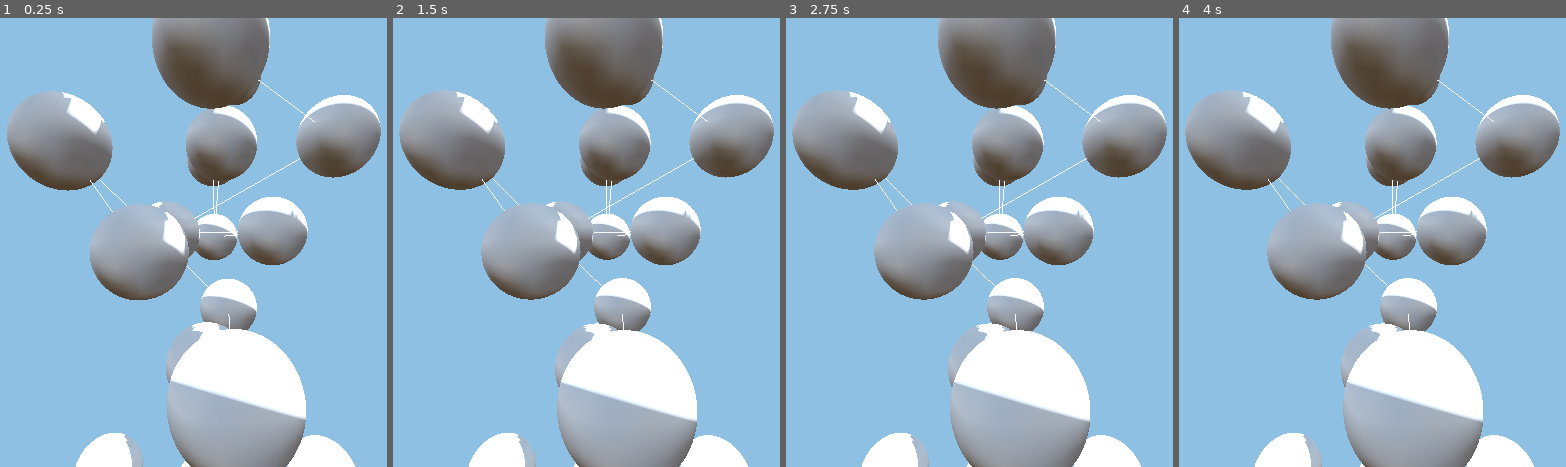
Above: before the commit, frames 1-4 (left to right).
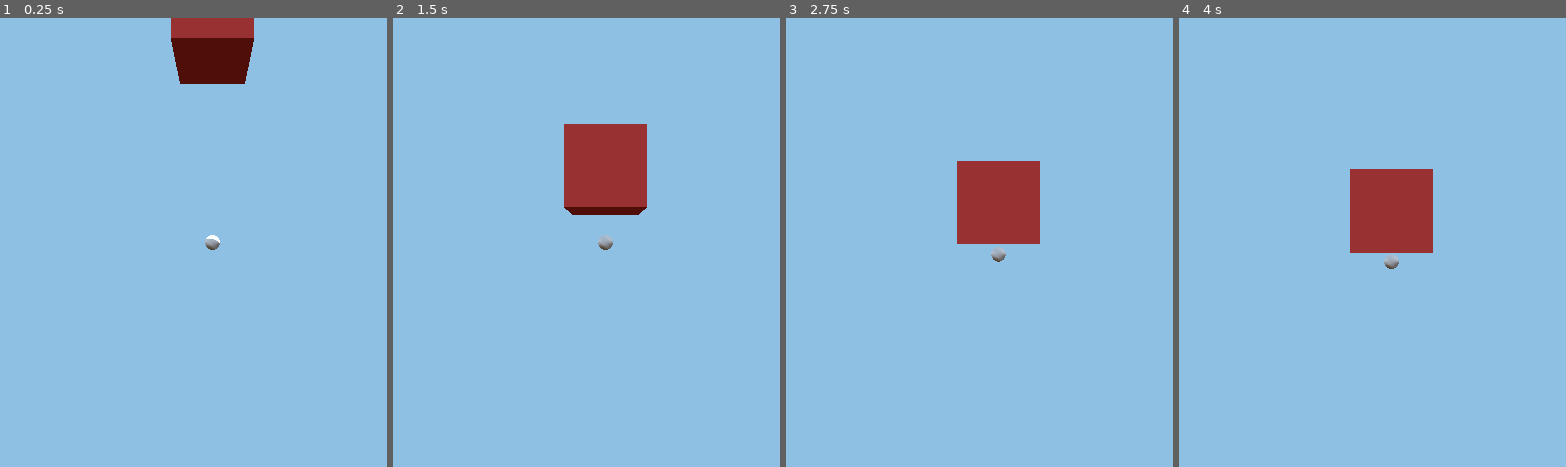
Above: after the commit, the same moments.

Repository: trflorian/virtual-hand-clone
Game: Godot game, scene res://world.tscn
Two runs of this game, one before a commit and one after it. Both use one fixed random seed, a clock stepped at 60 frames per second and the inputs below.
Inputs:
- Up to frame 1 (0.25 s): no input
- Up to frame 2 (1.5 s): no input
- Up to frame 3 (2.75 s): tap Enter at 2 s
- Up to frame 4 (4 s): tap Space at 3.5 s

The runs differ from the first frame. In frame 1, 36% of the frame differs, in the area x 1-99%, y 0-100%; in frame 2, 39%; in frame 3, 38%; in frame 4, 38%.

Commit message:
physics interaction with a box

Diff:
--- /dev/null
+++ b/godot/box_respawn.gd
@@ -0,0 +1,14 @@
+extends RigidBody3D
+
+
+# Called when the node enters the scene tree for the first time.
+func _ready() -> void:
+	pass # Replace with function body.
+
+
+# Called every frame. 'delta' is the elapsed time since the previous frame.
+func _process(delta: float) -> void:
+	if abs(global_position.y) > 20 or abs(global_position.x) > 30:
+		global_position = Vector3(0, 15, 0)
+		linear_velocity = Vector3.ZERO
+		angular_velocity = Vector3.ZERO
--- a/godot/hand.gd
+++ b/godot/hand.gd
@@ -15,7 +15,7 @@
 
 var landmark_sphere: PackedScene = preload("res://hand_landmark.tscn")
 
-var hand_landmarks: Array[Node3D] = []
+var hand_landmarks: Array[HandLandmark] = []
 var hand_lines: Array[MeshInstance3D] = []
 
 func _ready() -> void:
@@ -47,12 +47,22 @@
 
 func update_hand_landmark(landmark_id: int, landmark_pos: Vector3) -> void:
 	var lm = hand_landmarks[landmark_id]
-	lm.global_position = lerp(lm.global_position, landmark_pos, 0.5)
+	lm.target = landmark_pos
+	#lm.global_position = lerp(lm.global_position, landmark_pos, 0.2)
 
 func parse_hand_landmarks_from_data(hand_data: Array) -> void:
+	var z_bias = 0.0
 	for lm_id in range(NUM_LANDMARKS):
 		var lm_data = hand_data[lm_id]
 		var pos_cam = Vector3(lm_data[0], lm_data[1], lm_data[2]) - Vector3.ONE * 0.5
 		var pos_xyz = Vector3(-pos_cam[0], -pos_cam[1], pos_cam[2]) * HAND_SCALE
 		#pos_xyz.z /= scale
+		#z_bias += pos_xyz.z / NUM_LANDMARKS
+		pos_xyz.z += 17
 		update_hand_landmark(lm_id, pos_xyz)
+	#print("-------------")
+	##print(z_bias)
+	#for lm_id in range(NUM_LANDMARKS):
+		#print(hand_landmarks[lm_id].global_position.z )
+		#hand_landmarks[lm_id].global_position.z -= z_bias
+		#print(hand_landmarks[lm_id].global_position.z )
--- a/godot/hand_landmark.gd
+++ b/godot/hand_landmark.gd
@@ -24,7 +24,10 @@
 var _material: Material
 var _touching_tips: int = 0
 
+var target: Vector3
+
 func _ready() -> void:
+	target = global_position
 	_material = StandardMaterial3D.new()
 	sphere.set_surface_override_material(0, _material)
 	body_entered.connect(_on_body_entered)
@@ -33,6 +36,10 @@
 func _process(_delta: float) -> void:
 	if highlight_touches:
 		_material.albedo_color = Color.RED if _touching_tips > 0 else Color.WHITE
+
+func _physics_process(delta: float) -> void:
+	global_position = lerp(global_position, target, 0.2)
+	move_and_collide((target - global_position))
 
 func is_interaction(lm1: HandLandmark, lm2: HandLandmark) -> bool:
 	if lm1.type != LandmarkType.TIP or lm2.type != LandmarkType.TIP:
@@ -58,11 +65,15 @@
 		finger = Finger.PINKY
 
 func _on_body_entered(body: Node) -> void:
+	if not body is HandLandmark:
+		return
 	var other_landmark = body as HandLandmark
 	if is_interaction(self, other_landmark):
 		_touching_tips += 1
 
 func _on_body_exited(body: Node) -> void:
+	if not body is HandLandmark:
+		return
 	var other_landmark = body as HandLandmark
 	if is_interaction(self, other_landmark):
 		_touching_tips -= 1
--- a/godot/hand_landmark.tscn
+++ b/godot/hand_landmark.tscn
@@ -9,7 +9,10 @@
 [sub_resource type="SphereMesh" id="SphereMesh_wshx6"]
 
 [node name="HandLandmark" type="RigidBody3D" node_paths=PackedStringArray("sphere")]
+collision_layer = 2
 gravity_scale = 0.0
+freeze = true
+freeze_mode = 1
 max_contacts_reported = 1
 contact_monitor = true
 script = ExtResource("1_e36bc")
--- a/godot/world.tscn
+++ b/godot/world.tscn
@@ -1,6 +1,7 @@
-[gd_scene load_steps=5 format=3 uid="uid://bifbs5sm3l0if"]
+[gd_scene load_steps=10 format=3 uid="uid://bifbs5sm3l0if"]
 
 [ext_resource type="Script" path="res://hand_tracking.gd" id="1_vbggk"]
+[ext_resource type="Script" path="res://box_respawn.gd" id="2_vqfv7"]
 
 [sub_resource type="ProceduralSkyMaterial" id="ProceduralSkyMaterial_3lt1c"]
 sky_horizon_color = Color(0.64625, 0.65575, 0.67075, 1)
@@ -16,6 +17,21 @@
 ambient_light_source = 3
 tonemap_mode = 2
 
+[sub_resource type="PhysicsMaterial" id="PhysicsMaterial_jk7l1"]
+bounce = 0.2
+
+[sub_resource type="StandardMaterial3D" id="StandardMaterial3D_65cfg"]
+albedo_color = Color(1, 0.362, 0.34, 1)
+metallic_specular = 1.0
+roughness = 0.0
+
+[sub_resource type="BoxMesh" id="BoxMesh_bcq56"]
+material = SubResource("StandardMaterial3D_65cfg")
+size = Vector3(5, 5, 5)
+
+[sub_resource type="BoxShape3D" id="BoxShape3D_euh8a"]
+size = Vector3(5, 5, 5)
+
 [node name="World" type="Node3D"]
 
 [node name="WorldEnvironment" type="WorldEnvironment" parent="."]
@@ -26,7 +42,21 @@
 shadow_enabled = true
 
 [node name="Camera3D" type="Camera3D" parent="."]
-transform = Transform3D(1, 0, 0, 0, 1, 0, 0, 0, 1, 0, 0, 4)
+transform = Transform3D(1, 0, 0, 0, 1, 0, 0, 0, 1, 0, 0, 20)
 
 [node name="HandTracking" type="Node3D" parent="."]
 script = ExtResource("1_vbggk")
+
+[node name="Box" type="RigidBody3D" parent="."]
+transform = Transform3D(1, 0, 0, 0, 1, 0, 0, 0, 1, 0, 15, 0)
+collision_mask = 3
+axis_lock_linear_z = true
+mass = 0.1
+physics_material_override = SubResource("PhysicsMaterial_jk7l1")
+script = ExtResource("2_vqfv7")
+
+[node name="MeshInstance3D" type="MeshInstance3D" parent="Box"]
+mesh = SubResource("BoxMesh_bcq56")
+
+[node name="CollisionShape3D" type="CollisionShape3D" parent="Box"]
+shape = SubResource("BoxShape3D_euh8a")
